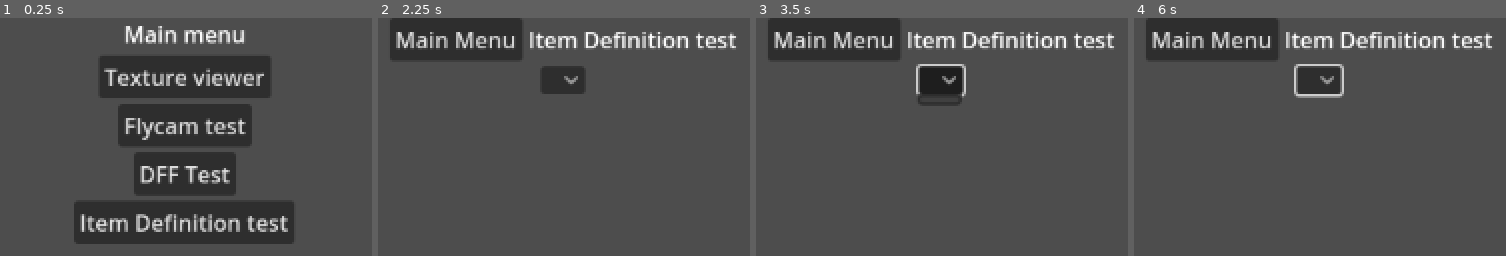
Above: before the commit, frames 1-4 (left to right).
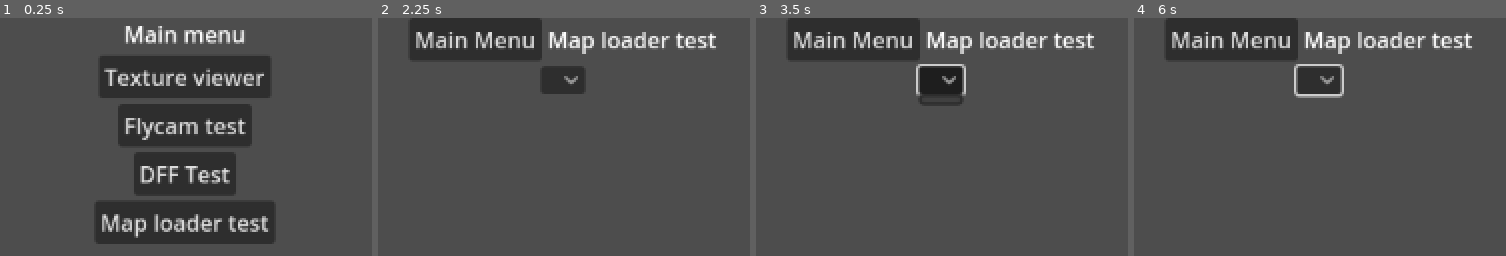
Above: after the commit, the same moments.

Repository: FOSS-Supremacy/OpenLiberty
Game: Godot game, scene res://startup.tscn
The game is run twice, just before and just after one commit, with the same random seed, the same clock (stepped at 60 frames per second) and the same inputs. The engine's default icon, where the game draws it, is replaced by a stand-in: a white triangle on a blue panel in a dark square.
Inputs (mouse positions are in pixels of both pictures, inside the frame that each line leads up to):
- Up to frame 1 (0.25 s): no input
- Up to frame 2 (2.25 s): click (564, 222) at 0.5 s, where only the run before the commit has a clickable "Item Definition test"; click "Main Menu" at 1.25 s; click (564, 222) at 2 s, where only the run after the commit has a clickable "Map loader test"
- Up to frame 3 (3.5 s): click (942, 79) at 2.75 s
- Up to frame 4 (6 s): tap Enter at 3.5, 5 s; move the mouse to (outside the picture) at 3.52 s; hold D (movement_right) 3.53-4.28 s; hold Shift 3.53-4.28 s; click (outside the picture) at 3.67 s; tap Space at 4.25, 5.75 s; move the mouse to (outside the picture) at 4.27 s; hold S (movement_backward) 4.28-5.03 s; tap Shift at 4.35, 5.85 s; move the mouse to (outside the picture) at 5.02 s; hold D (movement_right) 5.03-5.78 s; hold Shift 5.03-5.78 s; move the mouse to (outside the picture) at 5.77 s; hold W (movement_forward) from 5.78 s (still down); click (outside the picture) at 5.92 s

The runs differ from the first frame. In frame 1, 4.0% of the frame differs, in the area x 19-80%, y 77-95%; in frame 2, 4.8%; in frame 3, 4.9%, in the area x 3-97%, y 0-34%; in frame 4, 4.8%.
Error in both runs: Assertion failed: 7 (res://scripts/game_manager.gd:23)

Commit message:
Reuse IDE loader scene

Diff:
--- a/scenes/itemdef/itemdef.tscn
+++ /dev/null
@@ -1,52 +0,0 @@
-[gd_scene load_steps=3 format=3 uid="uid://cd877xfalr1nb"]
-
-[ext_resource type="PackedScene" uid="uid://bnpk46c06o8ly" path="res://prefabs/to_menu/to_menu.tscn" id="1_17v33"]
-[ext_resource type="Script" path="res://scenes/itemdef/itemdef.gd" id="1_nvrj8"]
-
-[node name="itemdef" type="Control"]
-layout_mode = 3
-anchors_preset = 15
-anchor_right = 1.0
-anchor_bottom = 1.0
-grow_horizontal = 2
-grow_vertical = 2
-script = ExtResource("1_nvrj8")
-
-[node name="VBoxContainer" type="VBoxContainer" parent="."]
-layout_mode = 1
-anchors_preset = 5
-anchor_left = 0.5
-anchor_right = 0.5
-offset_left = -93.0
-offset_right = 93.0
-offset_bottom = 66.0
-grow_horizontal = 2
-size_flags_horizontal = 4
-size_flags_vertical = 4
-
-[node name="top_bar" type="HBoxContainer" parent="VBoxContainer"]
-layout_mode = 2
-offset_right = 251.0
-offset_bottom = 31.0
-alignment = 1
-
-[node name="to_menu" parent="VBoxContainer/top_bar" instance=ExtResource("1_17v33")]
-layout_mode = 2
-offset_right = 96.0
-offset_bottom = 31.0
-
-[node name="Label" type="Label" parent="VBoxContainer/top_bar"]
-layout_mode = 2
-offset_left = 100.0
-offset_top = 2.0
-offset_right = 251.0
-offset_bottom = 28.0
-text = "Item Definition test"
-
-[node name="OptionButton" type="OptionButton" parent="VBoxContainer"]
-layout_mode = 2
-offset_left = 118.0
-offset_top = 35.0
-offset_right = 132.0
-offset_bottom = 55.0
-size_flags_horizontal = 4
--- a/scenes/main_menu/menu.gd
+++ b/scenes/main_menu/menu.gd
@@ -8,7 +8,7 @@
 	"Texture viewer": "res://scenes/txd/txd.tscn",
 	"Flycam test": "res://scenes/flycam/flycam.tscn",
 	"DFF Test": "res://scenes/modeltest/modeltest.tscn",
-	"Item Definition test": "res://scenes/itemdef/itemdef.tscn",
+	"Map loader test": "res://scenes/maptest/maptest.tscn",
 }
 
 
--- /dev/null
+++ b/scenes/maptest/maptest.tscn
@@ -0,0 +1,47 @@
+[gd_scene load_steps=3 format=3 uid="uid://db2eg3psv01ra"]
+
+[ext_resource type="Script" path="res://scenes/maptest/maptest.gd" id="1_b8hlh"]
+[ext_resource type="PackedScene" uid="uid://bnpk46c06o8ly" path="res://prefabs/to_menu/to_menu.tscn" id="2_butse"]
+
+[node name="itemdef" type="Node3D"]
+script = ExtResource("1_b8hlh")
+
+[node name="GUI" type="CanvasLayer" parent="."]
+
+[node name="VBoxContainer" type="VBoxContainer" parent="GUI"]
+anchors_preset = 5
+anchor_left = 0.5
+anchor_right = 0.5
+offset_left = -111.0
+offset_right = 111.0
+offset_bottom = 66.0
+grow_horizontal = 2
+size_flags_horizontal = 4
+size_flags_vertical = 4
+
+[node name="top_bar" type="HBoxContainer" parent="GUI/VBoxContainer"]
+layout_mode = 2
+offset_right = 222.0
+offset_bottom = 31.0
+alignment = 1
+
+[node name="to_menu" parent="GUI/VBoxContainer/top_bar" instance=ExtResource("2_butse")]
+layout_mode = 2
+offset_right = 96.0
+offset_bottom = 31.0
+
+[node name="Label" type="Label" parent="GUI/VBoxContainer/top_bar"]
+layout_mode = 2
+offset_left = 100.0
+offset_top = 2.0
+offset_right = 222.0
+offset_bottom = 28.0
+text = "Map loader test"
+
+[node name="OptionButton" type="OptionButton" parent="GUI/VBoxContainer"]
+layout_mode = 2
+offset_left = 104.0
+offset_top = 35.0
+offset_right = 118.0
+offset_bottom = 55.0
+size_flags_horizontal = 4
Renamed: scenes/itemdef/itemdef.gd -> scenes/maptest/maptest.gd
